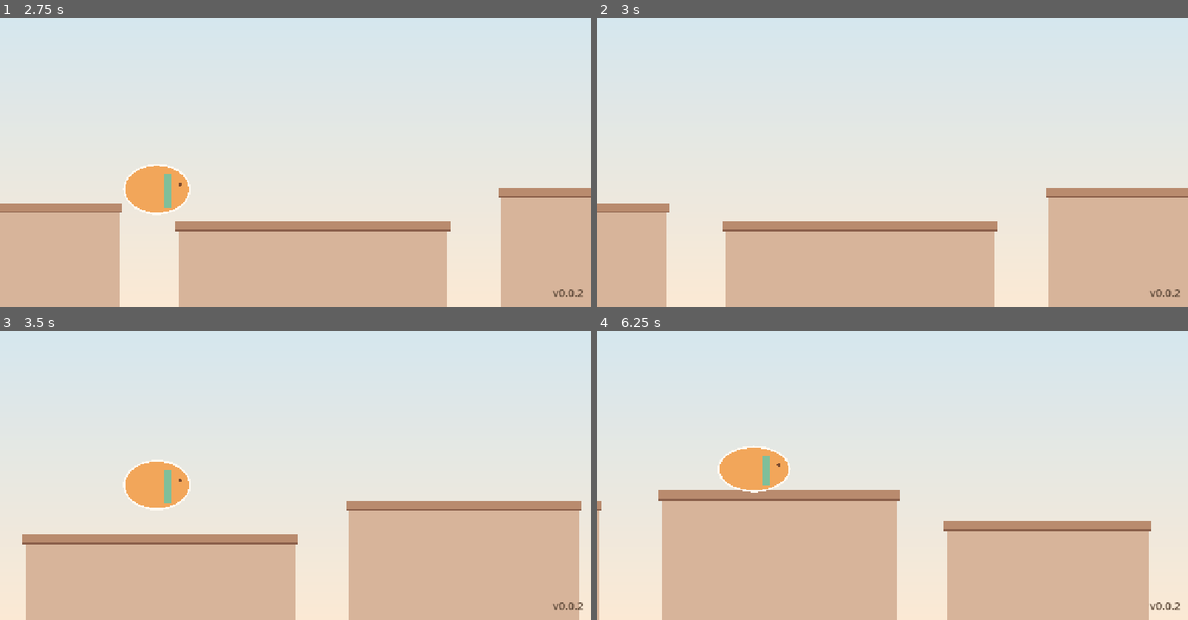
Above: before the commit, frames 1-4 (two rows, left to right).
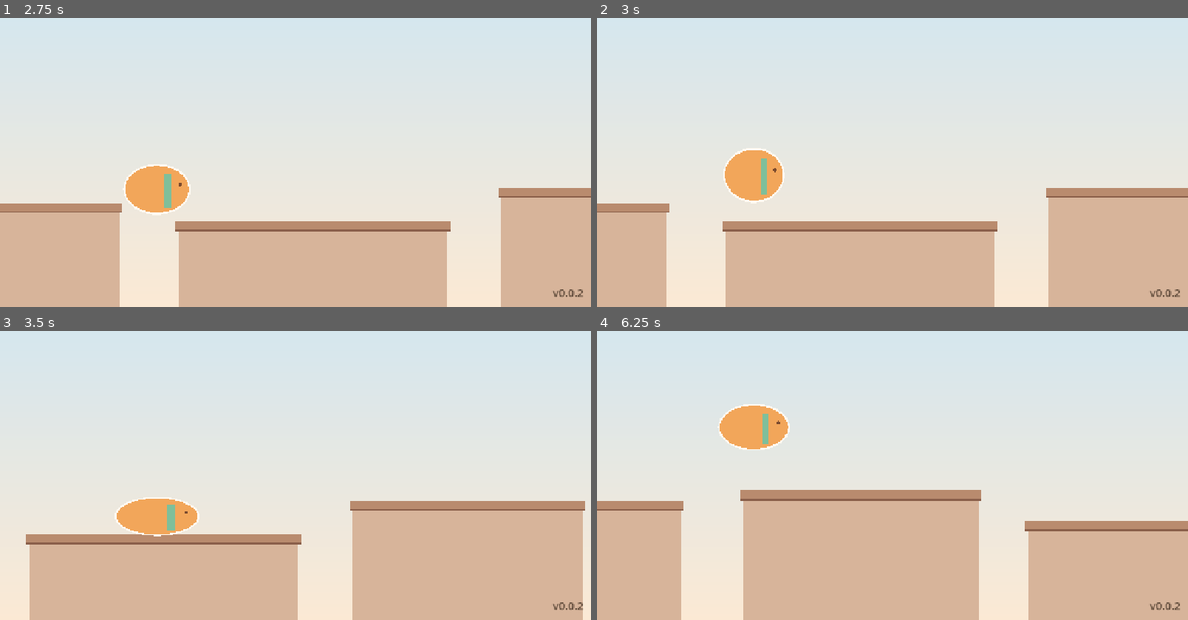
Above: after the commit, the same moments.

Repository: jaehyo-dev/rooftop-cat
Game: Godot game, scene res://scenes/main.tscn
Same seed, same stepped clock (60 frames per second), same inputs: the game is played once before the commit and once after it.
Inputs (mouse positions are in pixels of both pictures, inside the frame that each line leads up to):
- Up to frame 1 (2.75 s): move the mouse to (425, 124) at 0.52 s; click (425, 124) at 0.67 s; tap Space at 0.77, 1.52 s; move the mouse to (177, 156) at 1.27 s; click (177, 156) at 1.42 s; move the mouse to (354, 67) at 2.02 s; click (354, 67) at 2.17 s
- Up to frame 2 (3 s): move the mouse to (862, 205) at 2.77 s; click (862, 205) at 2.92 s
- Up to frame 3 (3.5 s): tap Space at 3.02 s
- Up to frame 4 (6.25 s): move the mouse to (1069, 504) at 3.52 s; click (1069, 504) at 3.67 s; tap Space at 3.77, 4.52, 6.02 s; move the mouse to (715, 403) at 4.27 s; click (715, 403) at 4.42 s; move the mouse to (922, 452) at 5.02 s; click (922, 452) at 5.17 s; move the mouse to (803, 371) at 5.77 s; click (803, 371) at 5.92 s

Frame 1 is identical in both runs. In frame 2, 1.4% of the frame differs, in the area x 21-32%, y 45-64%; in frame 3, 3.2%; in frame 4, 22%, in the area x 0-100%, y 25-100%.

Commit message:
1단계: 몸 크기 기준 충돌 판정 (발 범위 착지, 벽 막힘)과 테스트
Co-Authored-By: Claude Opus 5.5 <noreply@anthropic.com>

Diff:
--- a/scripts/balance.gd
+++ b/scripts/balance.gd
@@ -7,6 +7,9 @@
 ## 기준 그림 assets/sprites/cat_base_run.png(1024x1024)에서 몸 영역은 x 185~896, y 300~738 (711x438, 비율 1.62).
 ## 3단계에서 진짜 그림을 이 영역이 타원과 겹치게 놓으면 발끝이 그대로 옥상에 닿는다.
 const CAT_BODY_SIZE := Vector2(150.0, 92.0)
+## 발 범위의 절반 (몸 가운데에서 앞뒤로). 이 범위가 옥상에 걸치면 서거나 내려앉는다.
+## 기준 그림에서 뒷발~앞발이 몸 너비의 대부분을 차지하지만, 끝에 살짝 걸친 채로 서 있어 보이지 않게 몸 너비의 30%로 잡는다.
+const CAT_FOOT_HALF := CAT_BODY_SIZE.x * 0.3
 ## 고양이가 화면 왼쪽에서 떨어진 위치 (몸 가운데, 기준 해상도 1280x720)
 const CAT_SCREEN_X := 340.0
 
--- a/scripts/logic/runner_sim.gd
+++ b/scripts/logic/runner_sim.gd
@@ -4,7 +4,9 @@
 ## step(dt, pressed)를 고정 시간 간격으로 부른다. 같은 시드·같은 입력이면 결과가 항상 같다.
 ##
 ## 좌표: x는 고양이 몸 가운데의 가로 위치(앞으로 갈수록 커짐), y는 고양이 발끝 높이(위로 커짐).
-## 고양이는 몸 가운데(x)가 옥상 위에 있을 때만 그 옥상에 설 수 있다.
+## 충돌 판정은 몸 크기(Balance.CAT_BODY_SIZE) 기준:
+## - 서기·착지: 발 범위(x ± Balance.CAT_FOOT_HALF)가 옥상에 걸치면 된다.
+## - 벽: 몸 앞쪽(x + 몸 너비의 절반)이 자기보다 높은 옥상 벽에 닿으면 앞으로 못 간다.
 
 ## 이번 step에서 일어난 일 (화면 연출용). step마다 지워진다.
 var jumped := false
@@ -21,6 +23,7 @@
 var time_since_land := 99.0
 
 var _generator: RoofGenerator
+var _ground_roof := {}      # 지금 서 있는 옥상
 var _was_pressed := false
 var _holding := false       # 점프 중 아직 누르고 있어 속도를 유지하는 중
 var _hold_time := 0.0
@@ -33,6 +36,7 @@
 	speed = start_speed
 	_generator = RoofGenerator.new(seed_value)
 	roofs.append(RoofGenerator.first_roof(-400.0))
+	_ground_roof = roofs[0]
 	y = roofs[0].top
 	_fill_roofs()
 
@@ -46,7 +50,7 @@
 	_was_pressed = pressed
 	time_since_land += dt
 
-	x += speed * dt
+	_move_forward(speed * dt)
 	_fill_roofs()
 
 	if press_started:
@@ -54,14 +58,12 @@
 	else:
 		_buffer = maxf(0.0, _buffer - dt)
 
-	if on_ground or _coyote > 0.0:
-		if _buffer > 0.0:
-			_start_jump(pressed)
+	if (on_ground or _coyote > 0.0) and _buffer > 0.0:
+		_start_jump(pressed)
 
 	if on_ground:
-		var roof := roof_at(x)
-		if roof.is_empty() or roof.top != y:
-			# 옥상 끝을 지나 발밑이 비었다
+		if not _feet_over(_ground_roof):
+			# 발 범위가 옥상 끝을 다 지나 발밑이 비었다
 			on_ground = false
 			_coyote = Balance.COYOTE_TIME
 		return
@@ -95,6 +97,26 @@
 	return {}
 
 
+## 몸 앞쪽 끝의 가로 위치
+func front() -> float:
+	return x + Balance.CAT_BODY_SIZE.x * 0.5
+
+
+## 앞으로 distance만큼 간다. 몸 앞쪽이 자기 발보다 높은 옥상 벽에 닿으면 거기서 멈춘다
+func _move_forward(distance: float) -> void:
+	var old_front := front()
+	x += distance
+	for roof in roofs:
+		if roof.top > y and roof.left >= old_front - 0.001 and roof.left < front():
+			x = roof.left - Balance.CAT_BODY_SIZE.x * 0.5
+			return
+
+
+## 발 범위가 옥상에 걸쳐 있는지
+func _feet_over(roof: Dictionary) -> bool:
+	return x + Balance.CAT_FOOT_HALF >= roof.left and x - Balance.CAT_FOOT_HALF <= roof.right
+
+
 func _start_jump(pressed: bool) -> void:
 	on_ground = false
 	_coyote = 0.0
@@ -109,15 +131,17 @@
 func _check_landing(prev_y: float) -> void:
 	if vy > 0.0:
 		return
-	var roof := roof_at(x)
-	# 위에서 옥상 높이를 지나 내려왔을 때만 선다 (옆 벽에 부딪힌 경우는 계속 떨어짐)
-	if not roof.is_empty() and prev_y >= roof.top and y <= roof.top:
-		y = roof.top
-		vy = 0.0
-		on_ground = true
-		_holding = false
-		landed = true
-		time_since_land = 0.0
+	for roof in roofs:
+		# 위에서 옥상 높이를 지나 내려왔을 때만 선다 (아래에서 벽에 부딪힌 경우는 계속 떨어짐)
+		if _feet_over(roof) and prev_y >= roof.top and y <= roof.top:
+			y = roof.top
+			vy = 0.0
+			on_ground = true
+			_ground_roof = roof
+			_holding = false
+			landed = true
+			time_since_land = 0.0
+			return
 
 
 ## 1단계 임시 처리: 떨어지면 앞쪽 옥상 위에서 다시 달린다 (2단계에서 게임 끝으로 바뀜)
@@ -126,6 +150,7 @@
 		if roof.right > x + 200.0:
 			x = maxf(x, roof.left + 80.0)
 			y = roof.top
+			_ground_roof = roof
 			break
 	vy = 0.0
 	on_ground = true
--- a/scripts/world_view.gd
+++ b/scripts/world_view.gd
@@ -1,6 +1,7 @@
 extends Node2D
 ## 게임 화면: 입력을 모아 RunnerSim을 고정 간격으로 진행시키고, 옥상과 임시 고양이(타원)를 그린다.
-## 임시 그림은 3단계에서 진짜 그림으로 바뀐다. 충돌 판정은 로직(RunnerSim)이 Balance.CAT_BODY_SIZE로 한다.
+## 임시 그림은 3단계에서 진짜 그림으로 바뀐다. 충돌 판정은 로직(RunnerSim)이 Balance.CAT_BODY_SIZE·CAT_FOOT_HALF로 하고,
+## 여기서는 같은 크기로 그리기만 한다.
 
 ## 로직을 진행시키는 고정 간격 (화면 주사율과 상관없이 같은 손맛)
 const STEP := 1.0 / 120.0
--- a/tests/test_roofs.gd
+++ b/tests/test_roofs.gd
@@ -37,15 +37,14 @@
 
 
 func test_잘하는_플레이어면_속도별로_한_번도_안_떨어짐() -> void:
-	# 옥상 끝에서 다음 옥상 가운데에 내려앉을 만큼 누르는 봇으로 실제 물리 진행을 60초씩 돌린다
+	# 최대로 눌러 다음 옥상 앞쪽에 내려앉는 지점에서 뛰는 봇으로 실제 물리 진행을 60초씩 돌린다
 	for speed in SPEEDS:
 		var sim := RunnerSim.new(7, speed)
 		var falls := 0
 		var hold_left := 0.0
 		for i in 120 * 60:
-			var roof := sim.roof_at(sim.x)
-			if sim.on_ground and not roof.is_empty() and roof.right - sim.x <= speed / 120.0 * 1.5:
-				hold_left = _hold_to_land_middle(sim, roof) + 1.0 / 120.0
+			if sim.on_ground and _should_jump(sim):
+				hold_left = JumpModel.max_hold_time() + 1.0 / 120.0
 			sim.step(1.0 / 120.0, hold_left > 0.0)
 			hold_left -= 1.0 / 120.0
 			if sim.fell:
@@ -53,21 +52,28 @@
 		assert_eq(falls, 0, "속도 %d에서 떨어진 횟수" % speed)
 
 
-## 다음 옥상 가운데에 내려앉으려면 누를 시간 (이분 탐색)
-func _hold_to_land_middle(sim: RunnerSim, roof: Dictionary) -> float:
-	var next: Dictionary = sim.roofs[sim.roofs.find(roof) + 1]
-	var target: float = (next.left + next.right) * 0.5 - sim.x
-	var rise: float = next.top - roof.top
-	var low := 0.0
-	var high := JumpModel.max_hold_time()
-	for i in 30:
-		var mid := (low + high) * 0.5
-		var t := JumpModel.air_time(mid, rise)
-		if t < 0.0 or sim.speed * t < target:
-			low = mid
-		else:
-			high = mid
-	return high
+func test_높은_옥상도_벽에_막히지_않고_넘을_수_있다() -> void:
+	# 가장 높이 올라가는 옥상에서, 최대 점프가 그 높이 위에 머무는 동안 가는 거리가
+	# 몸 앞쪽~발 범위 차이(벽을 넘은 뒤 내려앉을 여유)보다 넉넉해야 한다
+	var v := JumpModel.jump_speed()
+	var rise := Balance.ROOF_TOP_STEP
+	var t_up := rise / v  # 누르고 있는 동안 같은 속도로 올라가므로 (최소 높이보다 높을 때)
+	for speed in SPEEDS:
+		var above: float = speed * (JumpModel.max_air_time(rise) - t_up)
+		assert_true(above > Balance.CAT_BODY_SIZE.x * 0.5 - Balance.CAT_FOOT_HALF + 30.0, "속도 %d: %.0f" % [speed, above])
+
+
+## 지금 최대로 뛰면 다음 옥상 앞쪽(앞발이 막 걸치는 곳보다 조금 안)에 내려앉는지
+func _should_jump(sim: RunnerSim) -> bool:
+	var here := sim.roofs.find(sim.get("_ground_roof"))
+	if here < 0 or here + 1 >= sim.roofs.size():
+		return false
+	var roof: Dictionary = sim.roofs[here]
+	var next: Dictionary = sim.roofs[here + 1]
+	var land_x := sim.x + sim.speed * JumpModel.max_air_time(next.top - roof.top)
+	# 너무 늦으면(발이 끝을 지나기 직전) 바로 뛴다
+	var last_chance: bool = sim.x + Balance.CAT_FOOT_HALF - roof.right > -sim.speed / 120.0 * 2.0
+	return land_x >= next.left + 20.0 or last_chance
 
 
 func _roofs(seed_value: int, speed: float, count: int) -> Array:
--- a/tests/test_runner.gd
+++ b/tests/test_runner.gd
@@ -51,18 +51,68 @@
 	assert_false(sim.roof_at(sim.x).is_empty(), "옥상 위에 있음")
 
 
-func test_옆_벽에_부딪히면_위로_올라서지_못한다() -> void:
+func test_옆_벽에_부딪히면_몸이_벽을_뚫지_않고_위로_올라서지_못한다() -> void:
+	var sim := _custom_roofs([{"left": -500.0, "right": -100.0, "top": 100.0}, {"left": 150.0, "right": 5000.0, "top": 300.0}])
+	sim.x = 70.0  # 발은 어느 옥상에도 안 걸치고, 몸 앞쪽(145)은 벽(150) 바로 앞
+	sim.y = 120.0  # 높은 옥상보다 낮은 곳에서 떨어지는 중
+	sim.vy = -10.0
+	sim.on_ground = false
+	for i in 60:
+		sim.step(DT, false)
+		assert_false(sim.landed, "벽 안에서 옥상 위로 올라서면 안 됨")
+		if sim.fell:
+			break
+		assert_true(sim.front() <= 150.0 + 0.001, "몸 앞쪽이 벽을 넘으면 안 됨 (%.1f)" % sim.front())
+
+
+func test_옥상_위에서_높은_벽에_막히면_점프로_넘어간다() -> void:
+	var sim := _custom_roofs([{"left": -500.0, "right": 300.0, "top": 100.0}, {"left": 300.0, "right": 5000.0, "top": 200.0}])
+	for i in 240:
+		sim.step(DT, false)
+	assert_true(sim.on_ground, "아래 옥상 위")
+	assert_true(absf(sim.front() - 300.0) < 0.001, "벽 앞에서 멈춤")
+	sim.step(DT, true)
+	for i in 120:
+		sim.step(DT, i < 30)
+	assert_true(sim.front() > 300.0, "넘어감")
+	assert_eq(sim.y, 200.0, "높은 옥상 위에 착지")
+
+
+func test_발_범위가_걸치면_옥상에_서_있다() -> void:
+	var sim := _custom_roofs([{"left": -500.0, "right": 100.0, "top": 100.0}, {"left": 2000.0, "right": 5000.0, "top": 100.0}])
+	sim.x = 100.0 + Balance.CAT_FOOT_HALF - 1.0  # 몸 가운데는 옥상 밖, 뒷발은 아직 위
+	sim.step(0.0001, false)
+	assert_true(sim.on_ground, "뒷발이 걸쳐 있으면 서 있음")
+	sim.x = 100.0 + Balance.CAT_FOOT_HALF + 1.0
+	sim.step(0.0001, false)
+	assert_false(sim.on_ground, "발 범위가 다 지나면 떨어지기 시작")
+
+
+func test_몸_가운데가_못_미쳐도_앞발이_걸치면_착지() -> void:
+	var sim := _custom_roofs([{"left": -500.0, "right": 0.0, "top": 100.0}, {"left": 400.0, "right": 5000.0, "top": 100.0}])
+	sim.x = 400.0 - Balance.CAT_FOOT_HALF + 5.0  # 가운데는 옥상 왼쪽 끝보다 앞쪽(왼쪽)
+	sim.y = 100.5  # 다음 진행에서 옥상 높이(100)를 지나 내려옴
+	sim.vy = -100.0
+	sim.on_ground = false
+	sim.speed = 0.0
+	sim.step(DT, false)
+	assert_true(sim.landed, "앞발이 옥상 위면 착지")
+	assert_true(sim.x < 400.0, "가운데는 옥상 밖")
+
+
+## 정해 둔 옥상만 있는 시뮬레이션 (새 옥상이 생기지 않게 마지막 옥상을 아주 길게 둔다)
+func _custom_roofs(list: Array) -> RunnerSim:
 	var sim := RunnerSim.new(1)
 	sim.roofs.clear()
-	sim.roofs.append({"left": -100.0, "right": 100.0, "top": 100.0})
-	sim.roofs.append({"left": 150.0, "right": 5000.0, "top": 300.0})
-	sim.x = 140.0
-	sim.y = 120.0  # 벽보다 낮은 곳에서 떨어지는 중
-	sim.vy = -10.0
-	sim.on_ground = false
-	for i in 30:
-		sim.step(DT, false)
-		assert_false(sim.landed, "벽 안에서 옥상 위로 순간 이동하면 안 됨")
+	for roof in list:
+		sim.roofs.append(roof)
+	sim.roofs[-1].right = 100000.0
+	sim.x = -300.0 if list[0].left < -300.0 else list[0].left + 50.0
+	sim.y = list[0].top
+	sim.vy = 0.0
+	sim.on_ground = true
+	sim.set("_ground_roof", sim.roofs[0])
+	return sim
 
 
 func test_착지_직전에_누른_입력은_착지하자마자_점프() -> void:
Not shown, changed: CHANGELOG.md
